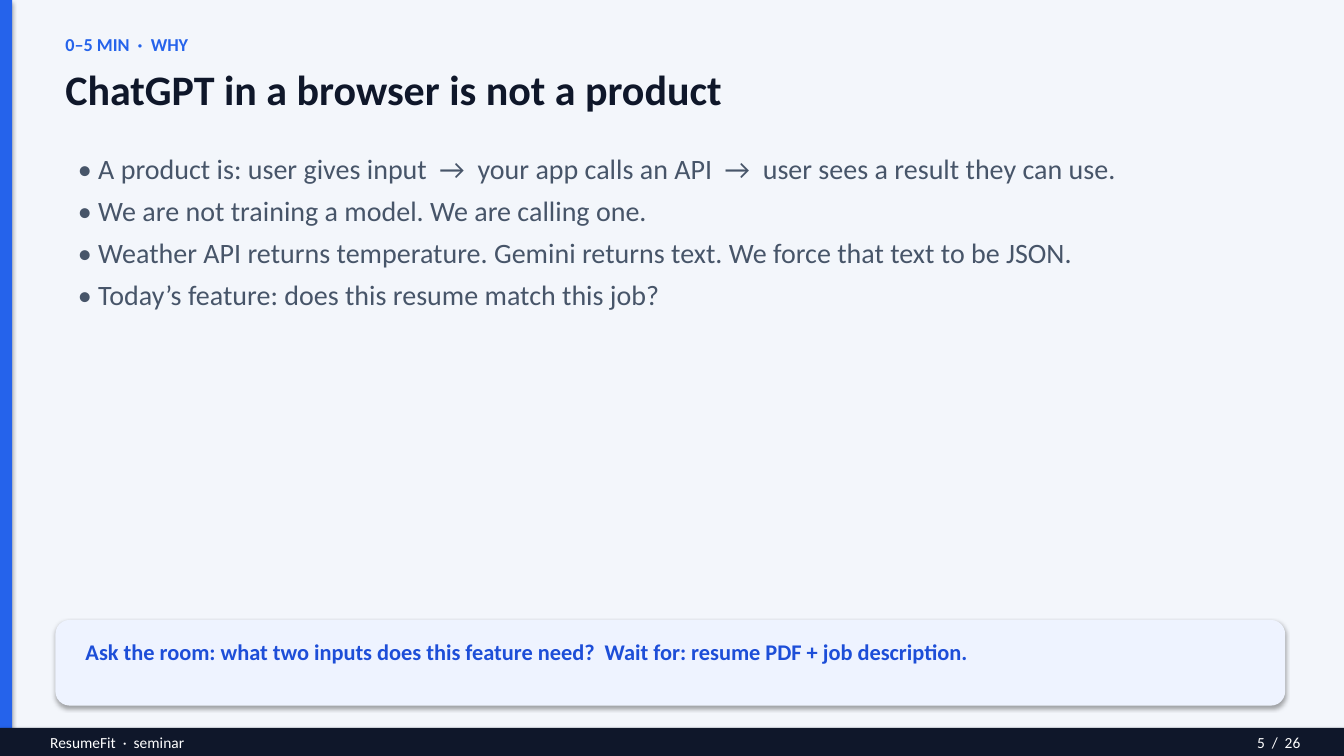
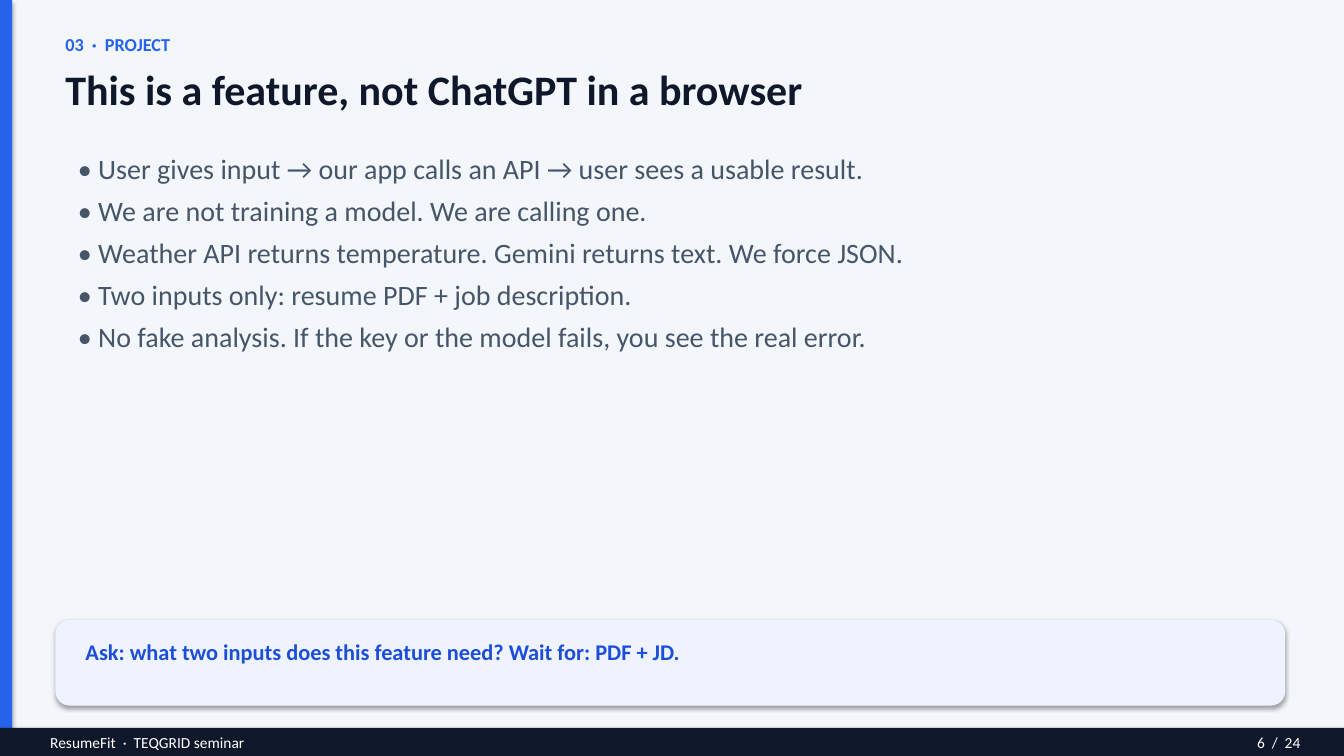
Before and after one commit to Aishwaryaofficial/resume-fit, a slide deck: slide 6 of ResumeFit-Seminar.pptx (slide 5 before the commit). Drawn at 1344x756 pixels with LibreOffice and Linux fonts; fonts in the diff are those of the drawing. Boxes give left, top, right and bottom in pixels: in the first picture for what was removed or moved away, otherwise in the second. Text is boxed around its words. In the diff, an @@ line names an element or a change of style, - is before the commit and + after.

```diff
--- a/ResumeFit-Seminar.pptx
+++ b/ResumeFit-Seminar.pptx
@@ text at [65, 39, 170, 51]: text changed @@
-0–5 MIN · WHY
+03 · PROJECT
@@ text at [65, 75, 802, 111]: text changed @@
-ChatGPT in a browser is not a product
+This is a feature, not ChatGPT in a browser
@@ text at [98, 159, 863, 184]: text changed @@
-• A product is: user gives input → your app calls an API → user sees a result they can use.
+• User gives input → our app calls an API → user sees a usable result.
@@ text at [98, 243, 903, 352]: text changed @@
-• Weather API returns temperature. Gemini returns text. We force that text to be JSON.
-• Today’s feature: does this resume match this job?
+• Weather API returns temperature. Gemini returns text. We force JSON.
+• Two inputs only: resume PDF + job description.
+• No fake analysis. If the key or the model fails, you see the real error.
@@ text at [85, 644, 680, 664]: text changed @@
-Ask the room: what two inputs does this feature need? Wait for: resume PDF + job description.
+Ask: what two inputs does this feature need? Wait for: PDF + JD.
@@ text at [50, 737, 244, 750]: text changed @@
-ResumeFit · seminar
+ResumeFit · TEQGRID seminar
@@ text at [1257, 737, 1301, 748]: text changed @@
-5 / 26
+6 / 24
```
Also in this commit, not shown: 11 other slides changed, 12 slides added, 14 slides removed, 3 other files.
